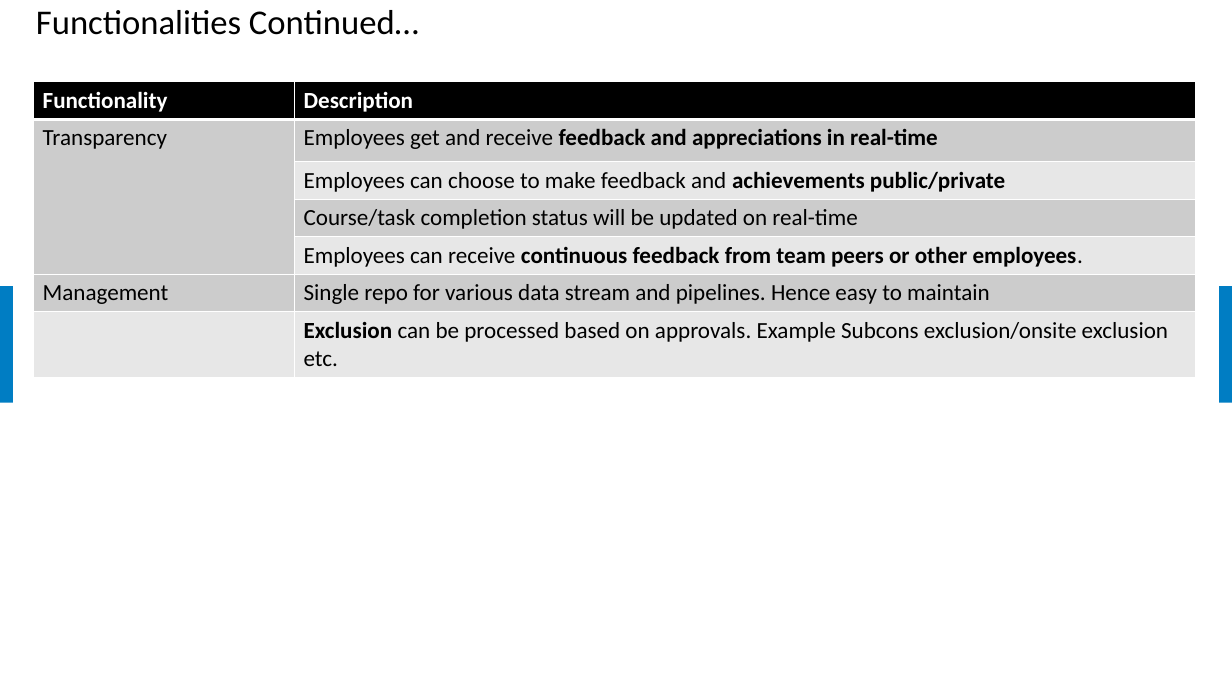
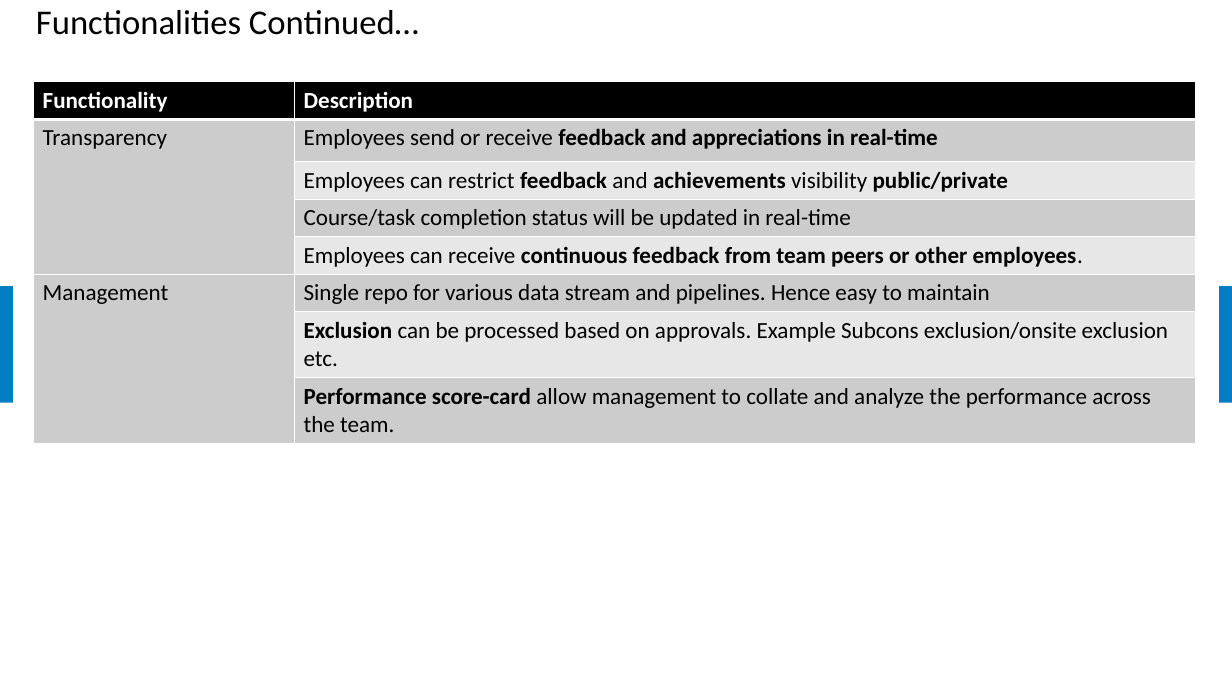
Before and after one commit to samratbasu2019/iSoreDesignArtifacts, a slide deck: slide 4 of iSolve-iCount-Hackathon_Solution.pptx. Drawn at 1232x693 pixels with LibreOffice and Linux fonts; fonts in the diff are those of the drawing; background and template pictures are left out. Boxes give left, top, right and bottom in pixels: in the first picture for what was removed or moved away, otherwise in the second. Text is boxed around its words. In the diff, an @@ line names an element or a change of style, - is before the commit and + after.

```diff
--- a/iSolve-iCount-Hackathon_Solution.pptx
+++ b/iSolve-iCount-Hackathon_Solution.pptx
@@ table at bbox=[33, 82, 1195, 440] @@
-row 2, column 2: Employees get and receive feedback and appreciations in real-time
+row 2, column 2: Employees send or receive feedback and appreciations in real-time
-row 3, column 2: Employees can choose to make feedback and achievements public/private
+row 3, column 2: Employees can restrict feedback and achievements visibility public/private
-row 4, column 2: Course/task completion status will be updated on real-time
+row 4, column 2: Course/task completion status will be updated in real-time
+row 8:  | Performance score-card allow management to collate and analyze the performance across the team.
```
Also in this commit, not shown: 9 other slides changed, 1 slide added.
